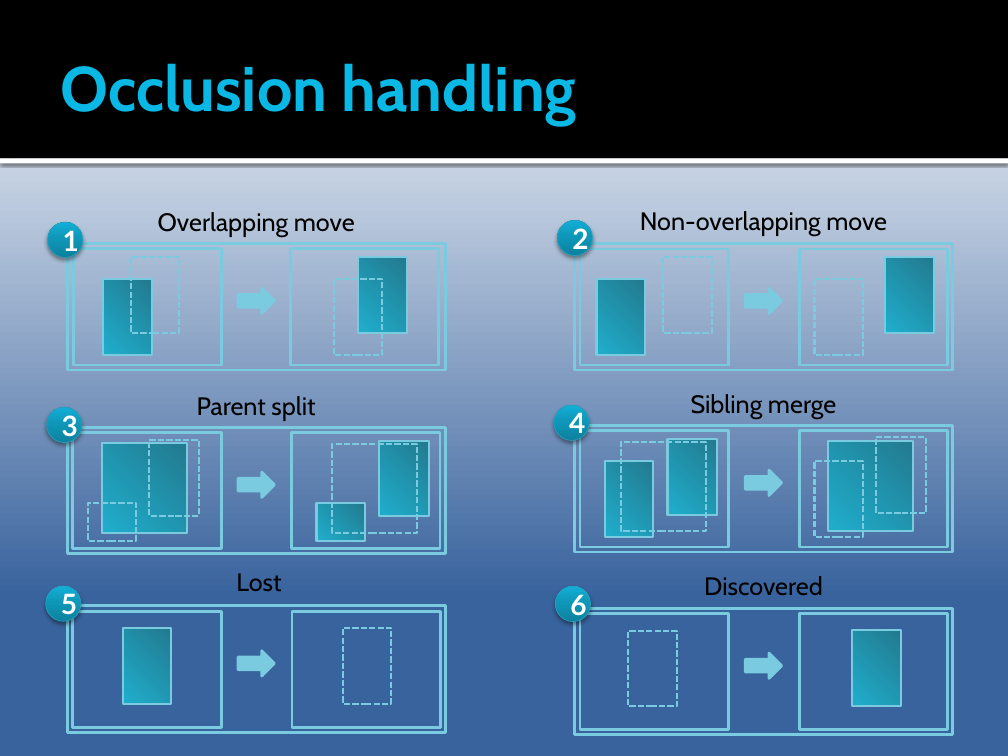
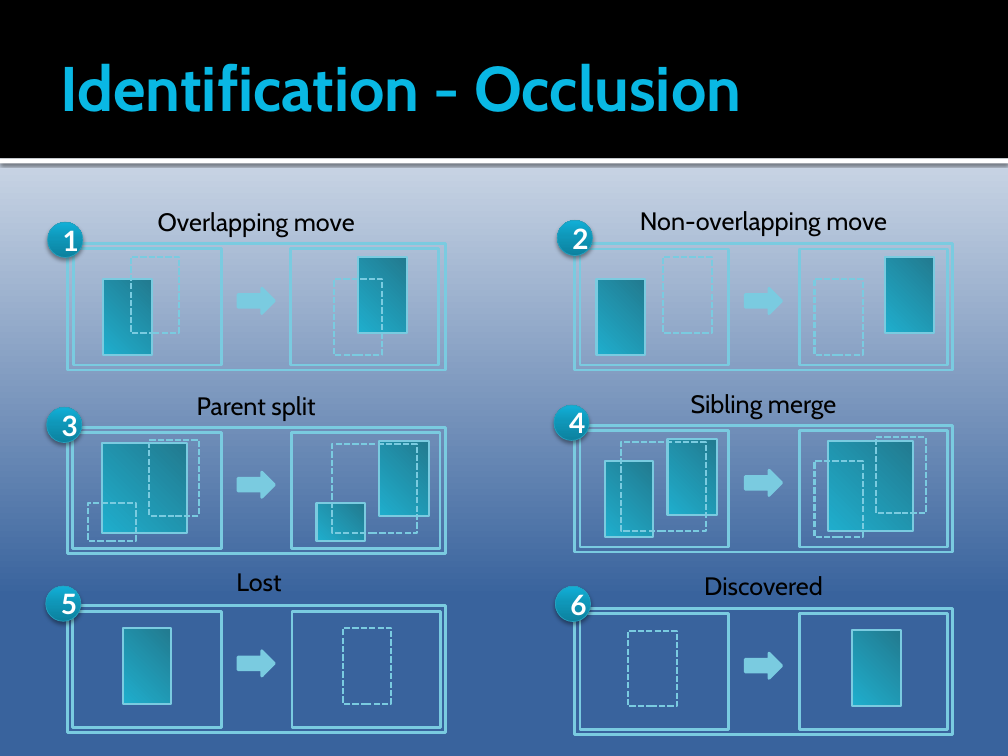
Before and after one commit to Epipolarna/Tracking, a slide deck: slide 15 of Documentation/TSBB15prez.pptx (slide 14 before the commit). Drawn at 1008x756 pixels with LibreOffice and Linux fonts; fonts in the diff are those of the drawing. Boxes give left, top, right and bottom in pixels: in the first picture for what was removed or moved away, otherwise in the second. Text is boxed around its words. In the diff, an @@ line names an element or a change of style, - is before the commit and + after.

```diff
--- a/Documentation/TSBB15prez.pptx
+++ b/Documentation/TSBB15prez.pptx
@@ title at bbox=[60, 63, 741, 112]: text changed @@
-Occlusion handling
+Identification - Occlusion
```
Also in this commit, not shown: 3 other slides changed, 1 slide added.
